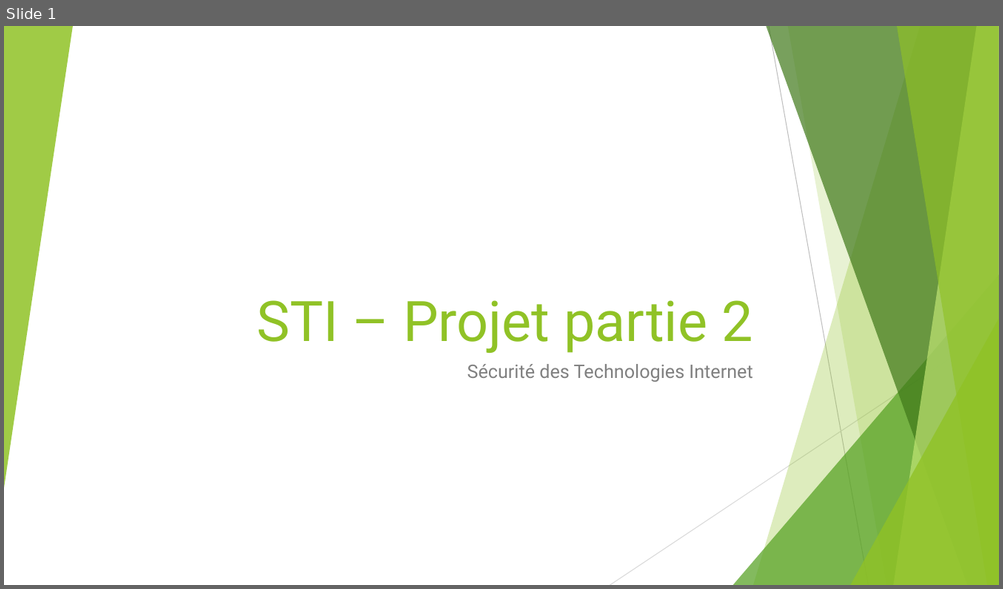
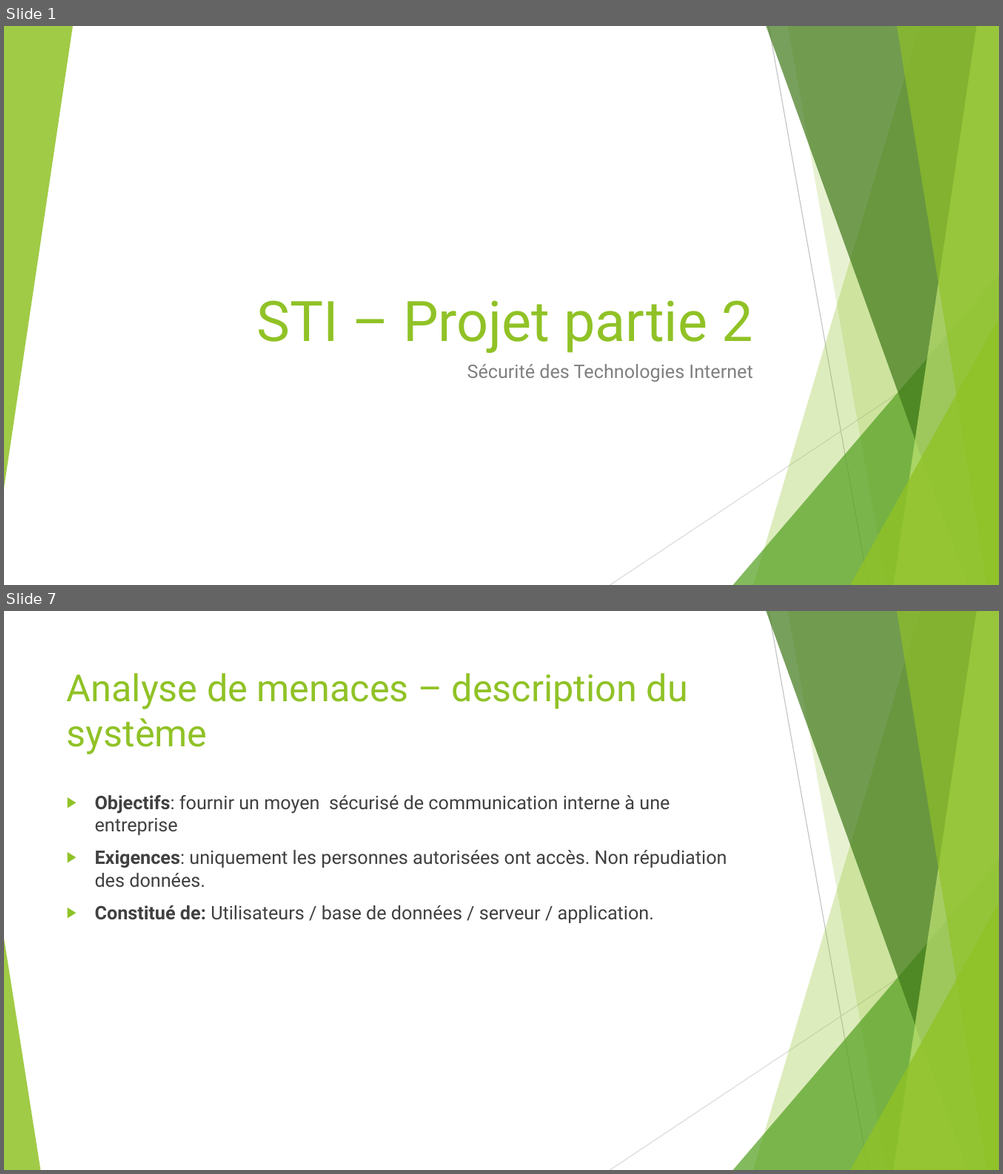
Before and after one commit to asuto4ka/html, a slide deck: Présentation/STI_Schowing_Zharkova.pptx. Shown one above the other, each under a label of ours: slide 1 before the commit, slides 1 and 7 after it; the slides between them are not shown. The pictures are 1003x589 and 1003x1174 pixels, drawn with LibreOffice and Linux fonts; fonts in the diff are those of the drawing. Boxes give left, top, right and bottom in pixels: in the first picture for what was removed or moved away, otherwise in the second. Text is boxed around its words. In the diff, an @@ line names an element or a change of style, - is before the commit and + after.

```diff
--- a/Présentation/STI_Schowing_Zharkova.pptx
+++ b/Présentation/STI_Schowing_Zharkova.pptx
@@ slide 7 added at bbox=[4, 611, 999, 1170], background #FFFFFF; not listed: 9 template elements that a slide beside it also shows @@
@@ title added at bbox=[67, 673, 688, 755], 36 pt, text #90C226 @@
+Analyse de menaces – description du système
@@ text added at bbox=[95, 795, 726, 923], 18 pt, text #404040 @@
+▶ Objectifs: fournir un moyen sécurisé de communication interne à une entreprise
+▶ Exigences: uniquement les personnes autorisées ont accès. Non répudiation des données.
+▶ Constitué de: Utilisateurs / base de données / serveur / application.
@@ triangle added at bbox=[4, 939, 40, 1170], fill #90C226 at 85% opacity @@
```
Also in this commit, not shown: 3 slides changed, 16 other slides added.
